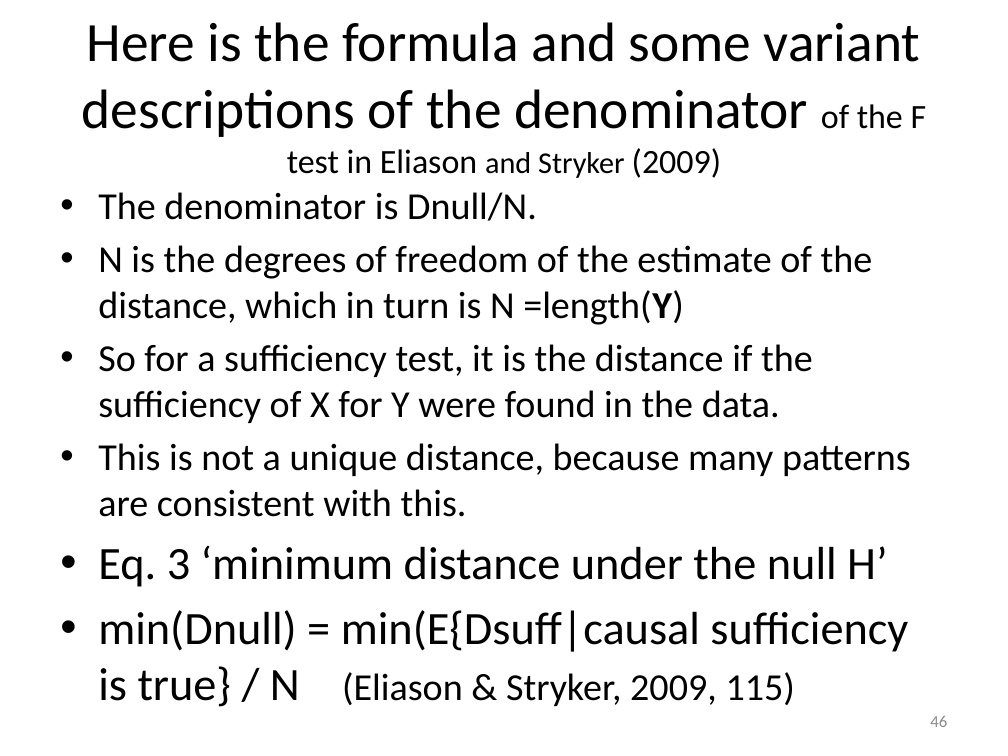
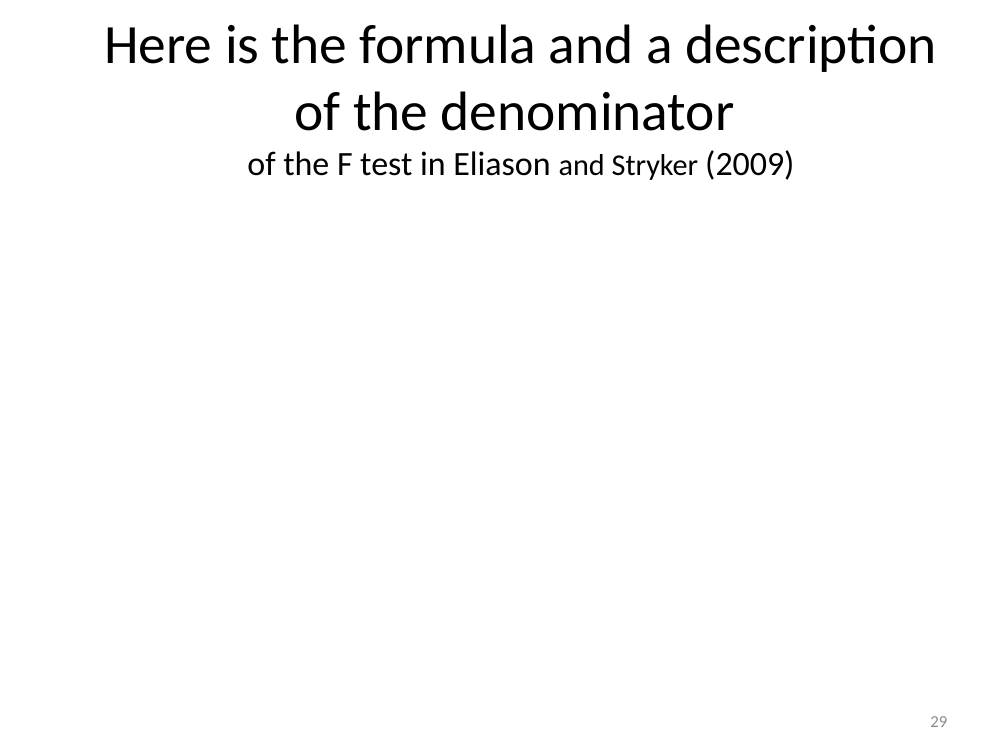
Before and after one commit to WendyOlsen/fsgof, a slide deck: slide 29 of FuzzyQCAConsistencyWithGoodnessofFitTestsOlsen2016.pptx (slide 46 before the commit). Drawn at 1008x756 pixels with LibreOffice and Linux fonts; fonts in the diff are those of the drawing; grey boxes stand for pictures. Boxes give left, top, right and bottom in pixels: in the first picture for what was removed or moved away, otherwise in the second. Text is boxed around its words. In the diff, an @@ line names an element or a change of style, - is before the commit and + after.

```diff
--- a/FuzzyQCAConsistencyWithGoodnessofFitTestsOlsen2016.pptx
+++ b/FuzzyQCAConsistencyWithGoodnessofFitTestsOlsen2016.pptx
@@ title at [104,24,937,180]: text changed @@
-Here is the formula and some variant descriptions of the denominator of the F test in Eliason and Stryker (2009)
+Here is the formula and a description of the denominator
+of the F test in Eliason and Stryker (2009)
@@ text removed at [98,192,911,652] @@
-• The denominator is Dnull/N.
-• N is the degrees of freedom of the estimate of the distance, which in turn is N =length(Y)
-• So for a sufficiency test, it is the distance if the sufficiency of X for Y were found in the data.
-• This is not a unique distance, because many patterns are consistent with this.
-• Eq. 3 ‘minimum distance under the null H’
-• min(Dnull) = min(E{Dsuff|causal sufficiency is true} / N (Eliason & Stryker, 2009, 115)
@@ page number at [930,716,947,727]: text changed @@
-46
+29
```
Also in this commit, not shown: 28 other slides changed, 12 slides added, 13 slides removed.
